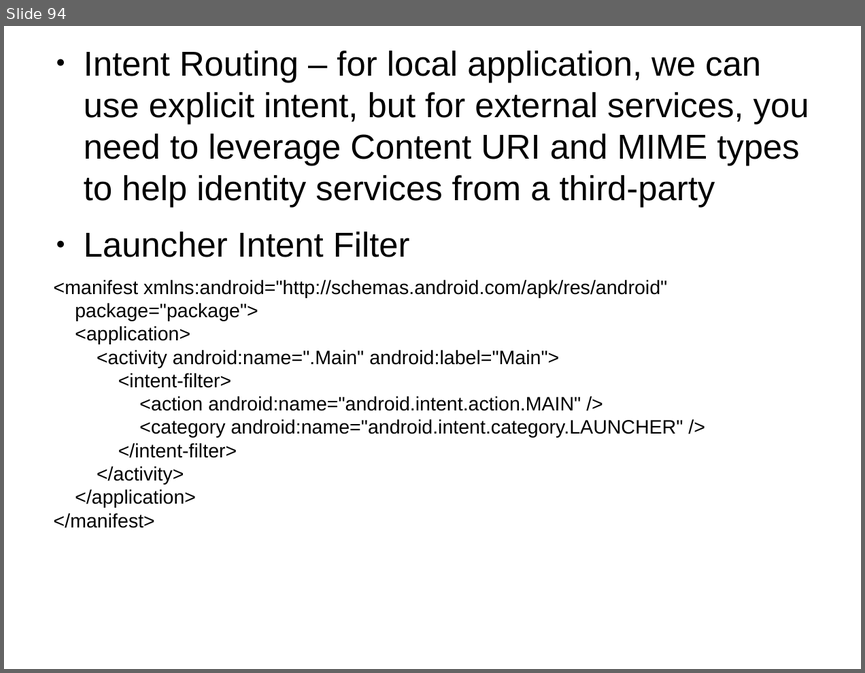
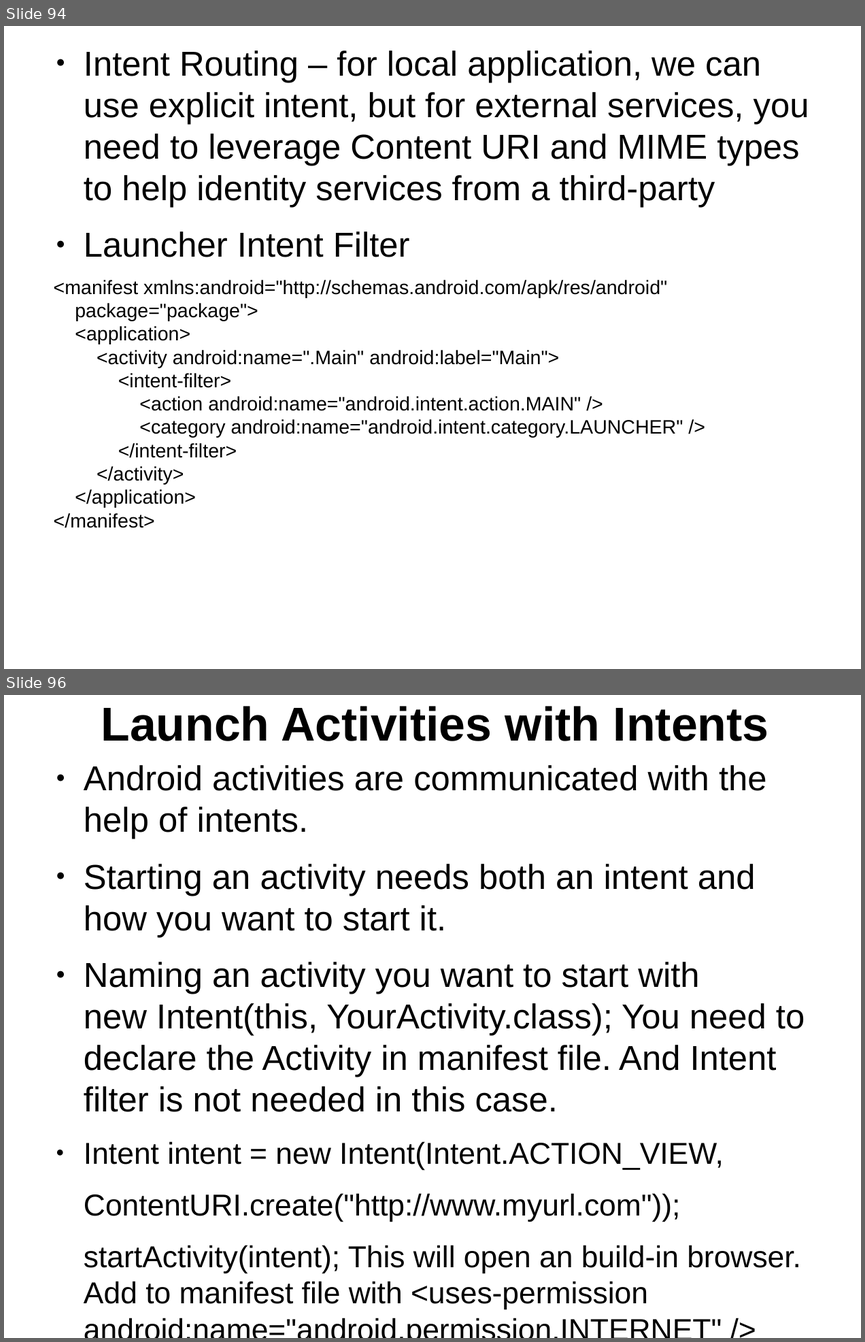
Before and after one commit to thegreatdao/testa, a slide deck: assets/android.odp. Shown one above the other, each under a label of ours: slide 94 before the commit, slides 94 and 96 after it; the slides between them are not shown. The pictures are 865x673 and 865x1342 pixels, drawn with LibreOffice and Linux fonts; fonts in the diff are those of the drawing. Boxes give left, top, right and bottom in pixels: in the first picture for what was removed or moved away, otherwise in the second. Text is boxed around its words. In the diff, an @@ line names an element or a change of style, - is before the commit and + after.

```diff
--- a/assets/android.odp
+++ b/assets/android.odp
@@ slide 96 added at (4, 695, 861, 1338), background #FFFFFF @@
@@ title added at (101, 706, 769, 741), 44 pt, text #000000, bold @@
+Launch Activities with Intents
@@ text added at (84, 765, 804, 1310), 32 pt, text #000000 @@
+● Android activities are communicated with the help of intents.
+● Starting an activity needs both an intent and how you want to start it.
+● Naming an activity you want to start with
+  new Intent(this, YourActivity.class); You need to declare the Activity in manifest file. And Intent filter is not needed in this case.
+● Intent intent = new Intent(Intent.ACTION_VIEW,
+ContentURI.create("http://www.myurl.com"));
+startActivity(intent); This will open an build-in browser. Add to manifest file with <uses-permission android:name="android.permission.INTERNET" />
```
Also in this commit, not shown: 1 slide changed, 3 other slides added, 8 other files.
